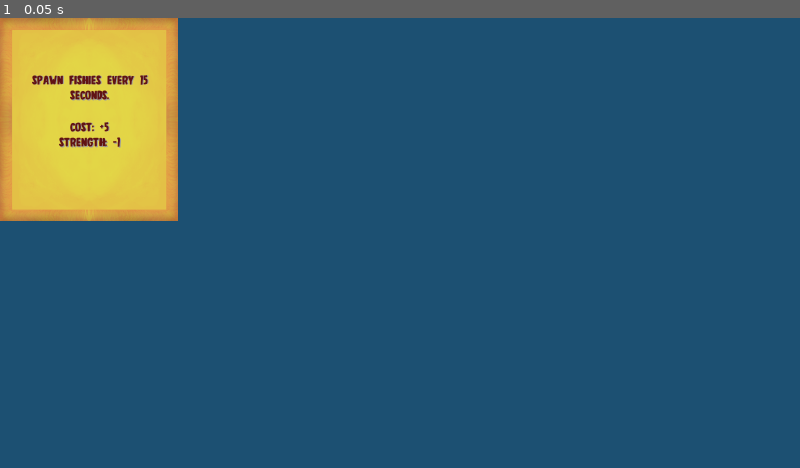
Above: before the commit, frame 1.
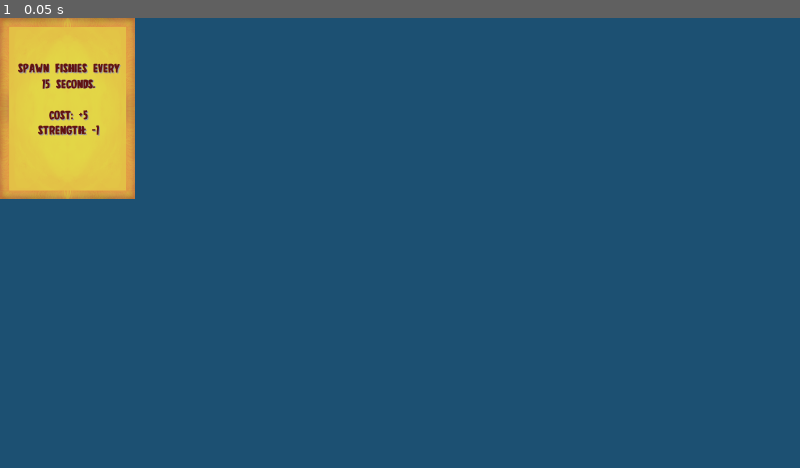
Above: after the commit, the same moment.

Repository: RobinRenggli/godotwildjam41
Game: Godot game, scene res://Evolution/Cards/SpawnCurrency.tscn
The game is run twice, just before and just after one commit, with the same random seed, the same clock (stepped at 60 frames per second) and the same inputs. This scene is started directly instead of the project's main scene. Sound files missing from this copy of the repository are replaced by a short silence.
Inputs:
- Up to frame 1 (0.05 s): no input

The runs differ from the first frame. In frame 1, 5.2% of the frame differs, in the area x 0-23%, y 0-46%.

Commit message:
card resize

Diff:
--- a/GodotProjectFolder/Evolution/CreatureEvolution.tscn
+++ b/GodotProjectFolder/Evolution/CreatureEvolution.tscn
@@ -48,10 +48,10 @@
 }
 
 [node name="CardContainer" type="HBoxContainer" parent="."]
-margin_left = 90.0
+margin_left = 187.0
 margin_top = 209.0
-margin_right = 932.0
-margin_bottom = 423.0
+margin_right = 835.0
+margin_bottom = 424.0
 mouse_filter = 2
 custom_constants/separation = 64
 alignment = 1
--- a/GodotProjectFolder/Evolution/EvolutionCard.gd
+++ b/GodotProjectFolder/Evolution/EvolutionCard.gd
@@ -37,7 +37,12 @@
 		if typeof(stat_changes[key]) == TYPE_STRING:
 			CreatureInfo.stats_map[type][key] = stat_changes[key]
 		elif typeof(stat_changes[key]) == TYPE_INT:
-			CreatureInfo.stats_map[type][key] += stat_changes[key]
+			var initial_value = CreatureInfo.stats_map[type][key]
+			var new_value = initial_value + stat_changes[key]
+			if key == "speed" || key == "health":
+				new_value = clamp(new_value, 1, new_value)
+			else:
+				new_value = clamp(new_value, 0, new_value)
 
 func format_number(number):
 	if typeof(number) == typeof(1):
--- a/GodotProjectFolder/Evolution/EvolutionCard.tscn
+++ b/GodotProjectFolder/Evolution/EvolutionCard.tscn
@@ -9,18 +9,20 @@
 
 [node name="EvolutionCard" type="NinePatchRect"]
 pause_mode = 2
-margin_right = 228.0
-margin_bottom = 260.0
+margin_right = 173.0
+margin_bottom = 232.0
 grow_horizontal = 2
 grow_vertical = 2
 rect_min_size = Vector2( 128, 160 )
 mouse_filter = 1
+size_flags_horizontal = 3
+size_flags_vertical = 3
 texture = ExtResource( 2 )
 region_rect = Rect2( 51.1099, 71.233, 566.281, 564.987 )
-patch_margin_left = 119
-patch_margin_top = 134
-patch_margin_right = 109
-patch_margin_bottom = 126
+patch_margin_left = 55
+patch_margin_top = 54
+patch_margin_right = 57
+patch_margin_bottom = 52
 script = ExtResource( 1 )
 __meta__ = {
 "_edit_use_anchors_": false
@@ -31,19 +33,22 @@
 [node name="MarginContainer" type="MarginContainer" parent="."]
 margin_left = 20.0
 margin_top = 19.0
-margin_right = 209.0
-margin_bottom = 241.0
+margin_right = 155.0
+margin_bottom = 210.0
 mouse_filter = 2
+size_flags_horizontal = 3
+size_flags_vertical = 3
 __meta__ = {
 "_edit_use_anchors_": false
 }
 
 [node name="EvolutionText" type="Label" parent="MarginContainer"]
-margin_top = 102.0
-margin_right = 189.0
-margin_bottom = 119.0
+margin_top = 87.0
+margin_right = 135.0
+margin_bottom = 104.0
 grow_horizontal = 2
 grow_vertical = 2
+size_flags_horizontal = 3
 custom_colors/font_color = Color( 0.380392, 0.0745098, 0.0745098, 1 )
 custom_colors/font_color_shadow = Color( 0.615686, 0.615686, 0.615686, 1 )
 custom_fonts/font = SubResource( 1 )
--- a/GodotProjectFolder/Modules/Stats.gd
+++ b/GodotProjectFolder/Modules/Stats.gd
@@ -30,7 +30,7 @@
 	strength = max(0, strength + amount)
 
 func change_speed(amount):
-	speed = max(0, speed + amount)
+	speed = clamp(max(0, speed + amount), 1, 1000000)
 
 func set_strength(value):
 	strength = value
